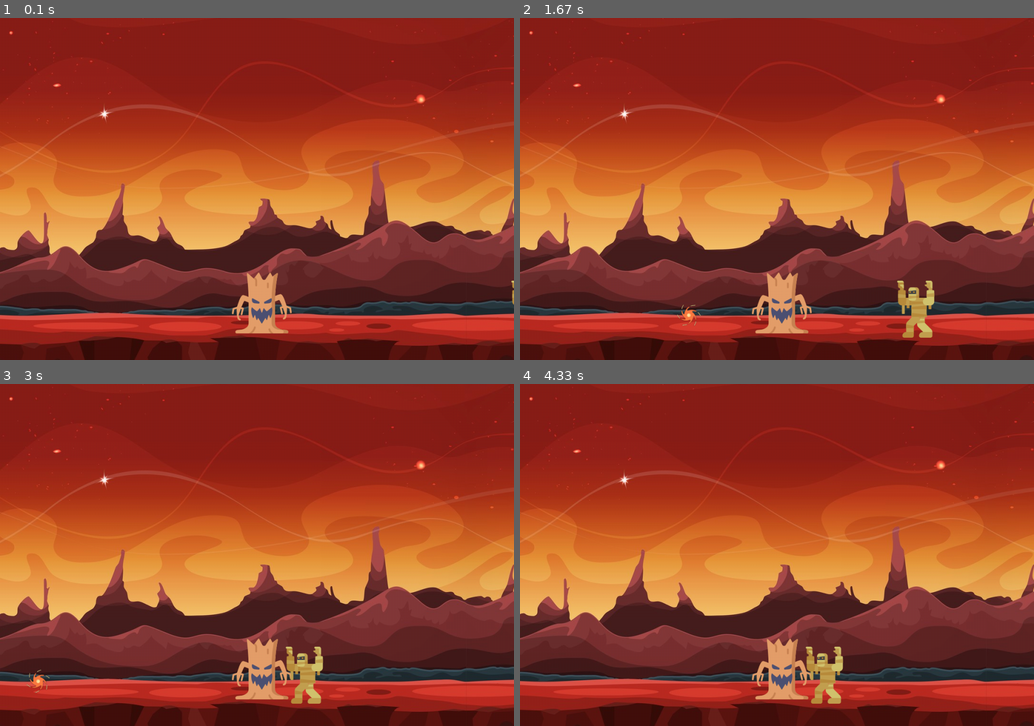
Above: before the commit, frames 1-4 (two rows, left to right).
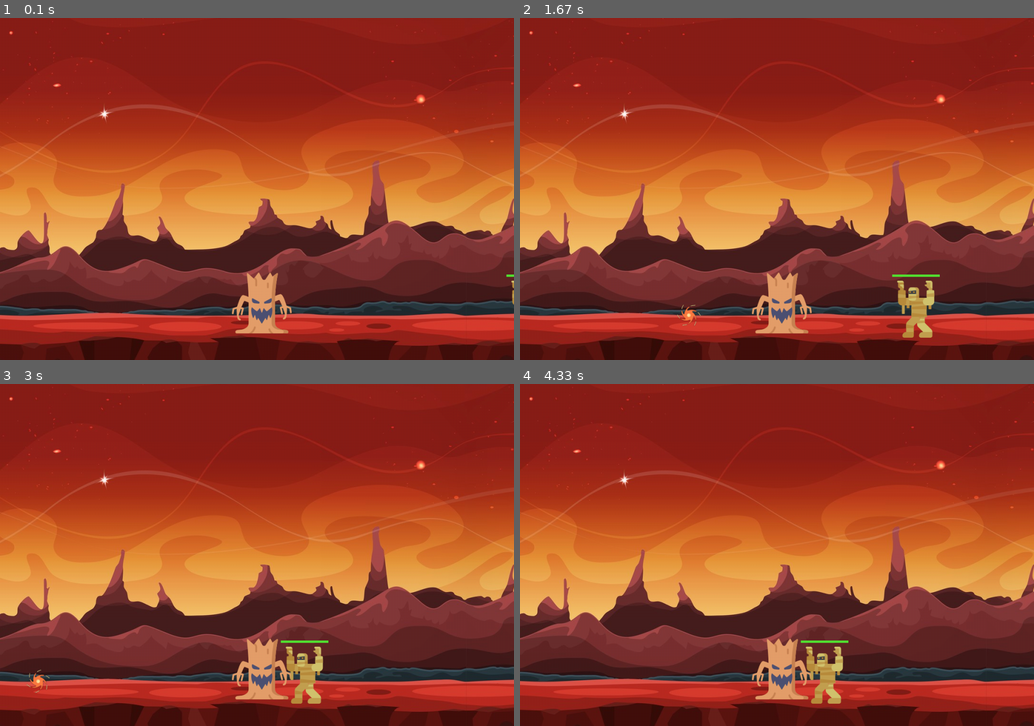
Above: after the commit, the same moments.

Repository: ZarionX/pygame-learning
Game: pygame game, started from main.py
The game is run twice, just before and just after one commit, with the same random seed, the same clock (stepped at 60 frames per second) and the same inputs.
Inputs:
- Up to frame 1 (0.1 s): no input
- Up to frame 2 (1.67 s): hold Right 0.33-0.8 s; hold Right 0.83-1.3 s; hold Left from 1.33 s (still down)
- Up to frame 3 (3 s): release Left at 1.87 s; hold Left 1.9-2.3 s; hold Right 2.33-2.97 s
- Up to frame 4 (4.33 s): hold Left 3-3.47 s

The runs differ from the first frame. In frame 1, less than 0.1% of the frame differs, in the area x 98-100%, y 75-76%; in frame 2, less than 0.1%, in the area x 72-82%, y 75-76%; in frame 3, less than 0.1%; in frame 4, less than 0.1%.

Commit message:
Adding of monsters' health bar

Diff:
--- a/main.py
+++ b/main.py
@@ -53,6 +53,7 @@
     game.player.projectiles.draw(game.screen)
     for monster in game.monsters:
         monster.forward(game.player)
+        monster.update_health_bar(game.screen)
     game.monsters.draw(game.screen)
     pygame.display.flip()
 
--- a/models/monster.py
+++ b/models/monster.py
@@ -19,6 +19,15 @@
             elif self.direction == "left":
                 self.rect.x -= self.velocity
 
+    def update_health_bar(self, screen: pygame.Surface) -> None:
+        back_bar_color = (142, 142, 142)
+        bar_color = (84, 223, 50)
+        back_bar_position = pygame.Surface((self.max_health, 5)).get_rect()
+        back_bar_position.centerx = self.rect.centerx
+        back_bar_position.y = self.rect.y - 10
+        bar_position = (back_bar_position.x, back_bar_position.y, self.health, 5)
+        pygame.draw.rect(screen, back_bar_color, back_bar_position)
+        pygame.draw.rect(screen, bar_color, bar_position)
 
     def __init__(self, image_path: str, position: Tuple[int, int], direction: str) -> None:
         super().__init__()
